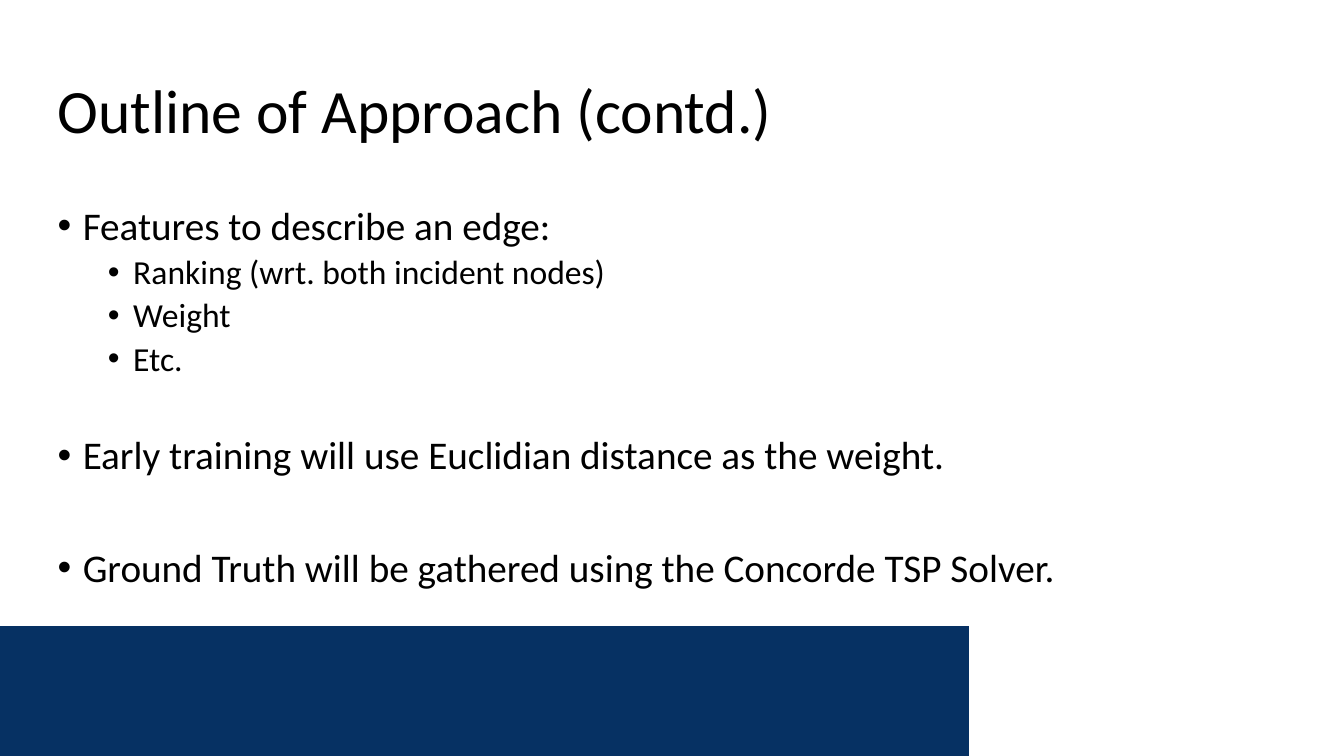
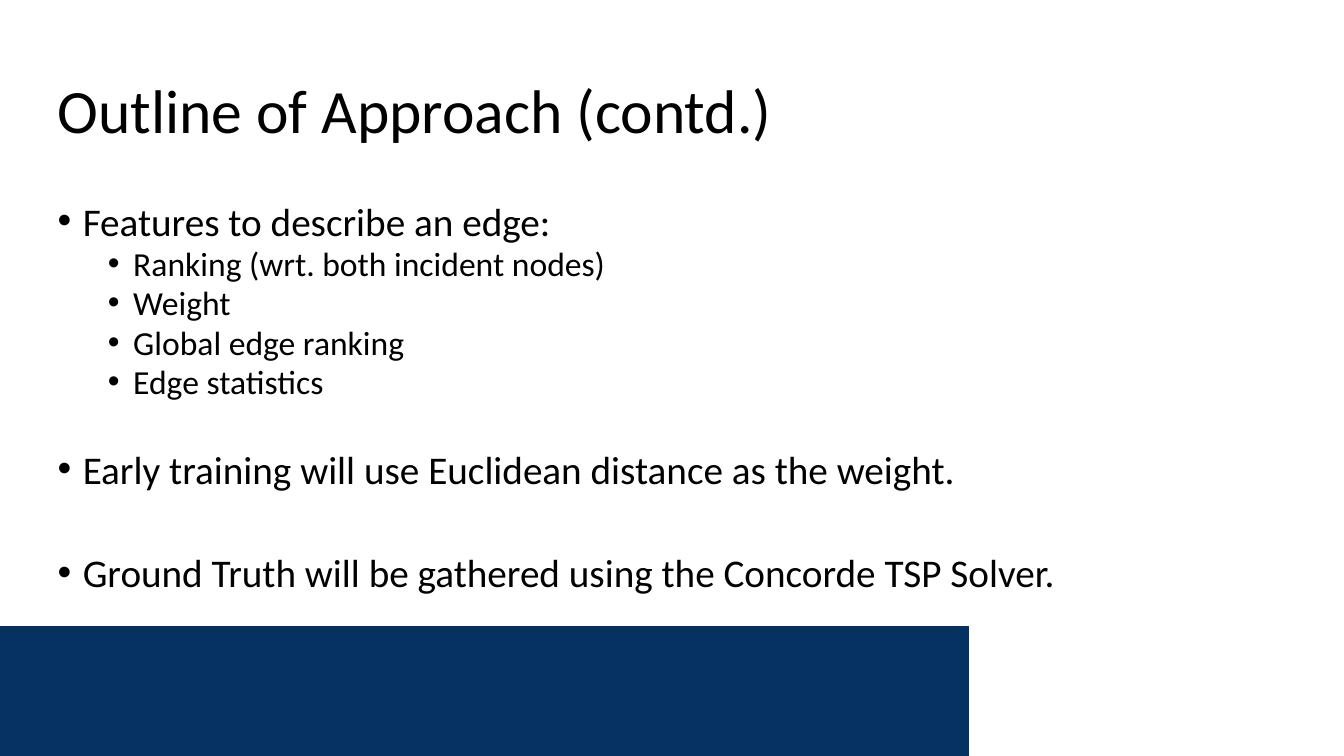
Before and after one commit to sabeer-code/Learning-shortest-path-tours-to-all-pubs-in-UK, a slide deck: slide 8 of Presentation/Interview Presentation.pptx (slide 7 before the commit). Drawn at 1344x756 pixels with LibreOffice and Linux fonts; fonts in the diff are those of the drawing; background and template pictures are left out. Boxes give left, top, right and bottom in pixels: in the first picture for what was removed or moved away, otherwise in the second. Text is boxed around its words. In the diff, an @@ line names an element or a change of style, - is before the commit and + after.

```diff
--- a/Presentation/Interview Presentation.pptx
+++ b/Presentation/Interview Presentation.pptx
@@ text at (83, 208, 1054, 594): line spacing 0.9 to 0.8 @@
@@ text at (83, 331, 955, 491): text changed @@
-  • Etc.
-• Early training will use Euclidian distance as the weight.
+  • Global edge ranking
+  • Edge statistics
+• Early training will use Euclidean distance as the weight.
```
Also in this commit, not shown: 4 other slides changed, 1 slide added.
